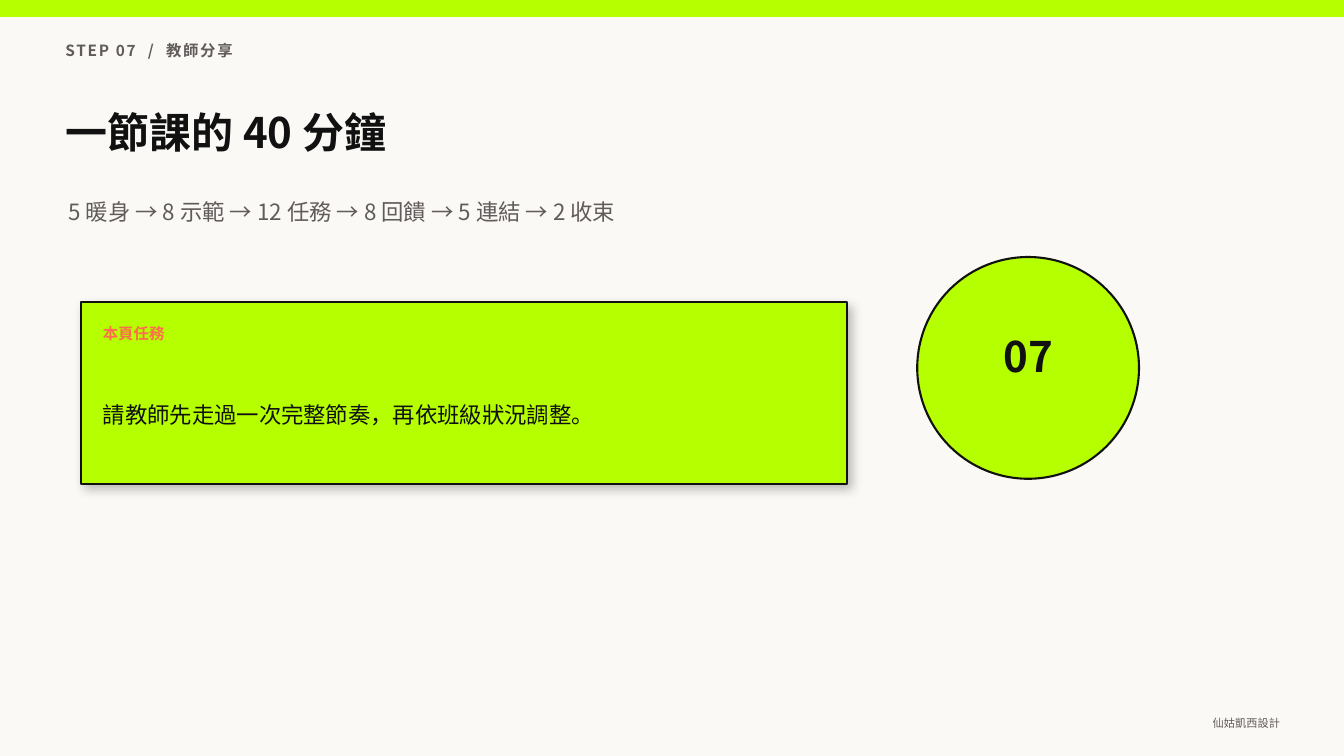
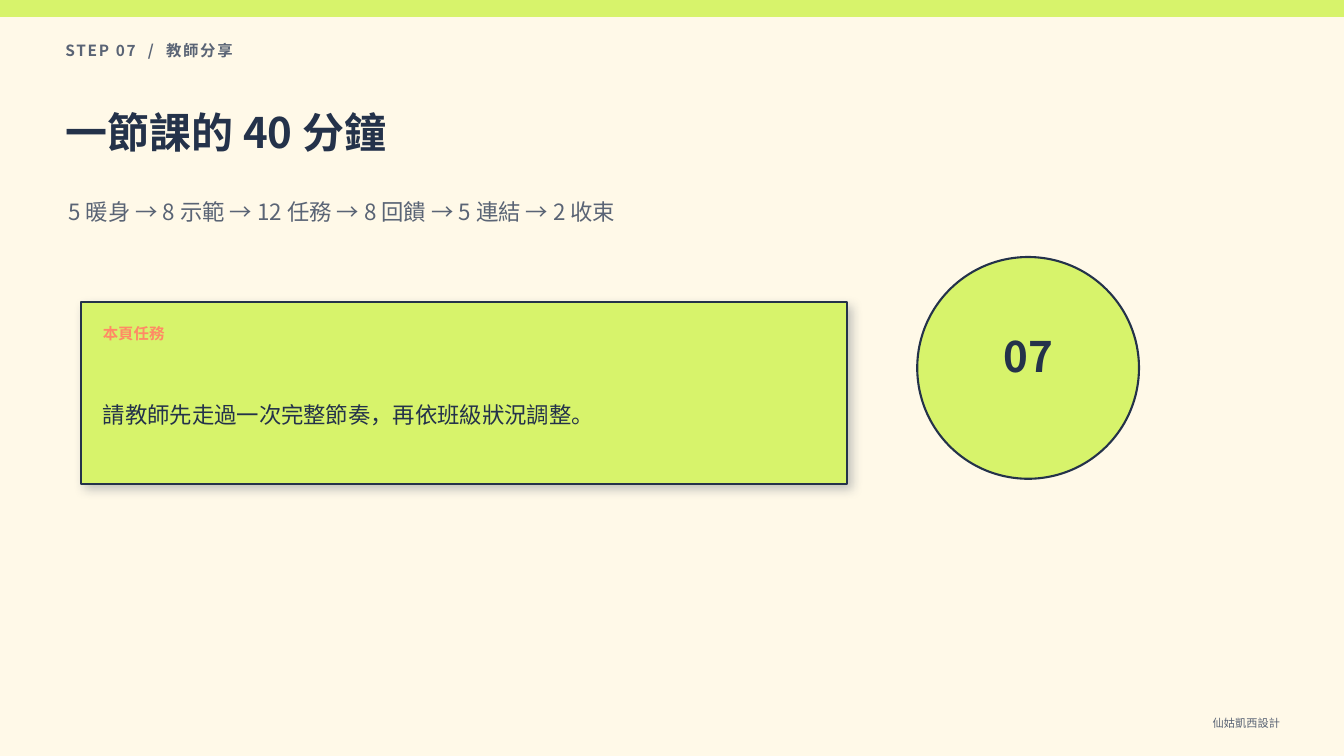
Before and after one commit to Kathy594520/sel-teaching-resources, a slide deck: slide 8 of pptx/SEL_16比9教學投影片.pptx. Drawn at 1344x756 pixels with LibreOffice and Linux fonts; fonts in the diff are those of the drawing. Boxes give left, top, right and bottom in pixels: in the first picture for what was removed or moved away, otherwise in the second. Text is boxed around its words. In the diff, an @@ line names an element or a change of style, - is before the commit and + after.

```diff
--- a/pptx/SEL_16比9教學投影片.pptx
+++ b/pptx/SEL_16比9教學投影片.pptx
@@ background #FAF9F5 to #FFF9E8 @@
@@ rectangle at (x1=0, y1=0, x2=1344, y2=16): fill #B6FF00 to #D7F36B; outline #B6FF00 1 pt to #D7F36B 1 pt @@
@@ text colour #625B5C to #5A6475 in 3 elements at (x1=166, y1=41, x2=232, y2=61), (x1=1213, y1=717, x2=1280, y2=728), (x1=68, y1=201, x2=616, y2=222) @@
@@ ellipse at (x1=918, y1=257, x2=1139, y2=479): fill #B6FF00 to #D7F36B; outline #111111 1.5 pt to #24324A 1.5 pt @@
@@ rectangle at (x1=81, y1=302, x2=847, y2=484): fill #B6FF00 to #D7F36B; outline #111111 1.4 pt to #24324A 1.4 pt; shadow changed @@
@@ text "本頁任務" at (x1=103, y1=326, x2=165, y2=340): text colour #FF6D4D to #FF8A65 @@
@@ text colour #111111 to #24324A in 3 elements at (x1=65, y1=112, x2=386, y2=152), (x1=103, y1=404, x2=594, y2=425), (x1=1003, y1=340, x2=1053, y2=373) @@
```
Also in this commit, not shown: 16 other slides changed, 4 other files.
